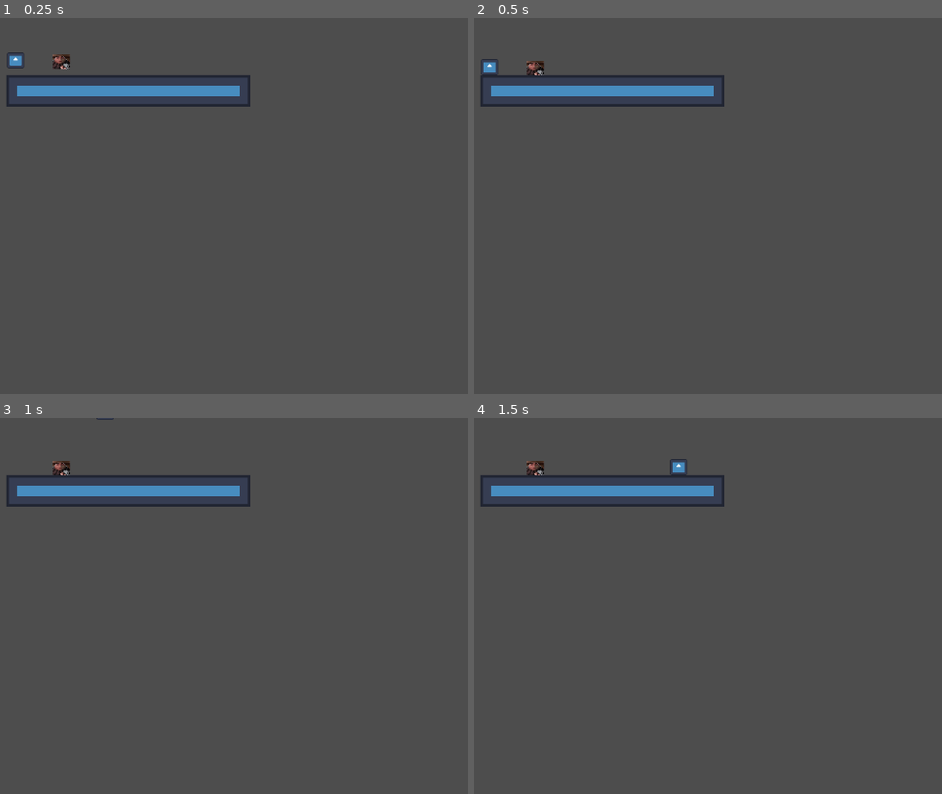
Above: before the commit, frames 1-4 (two rows, left to right).
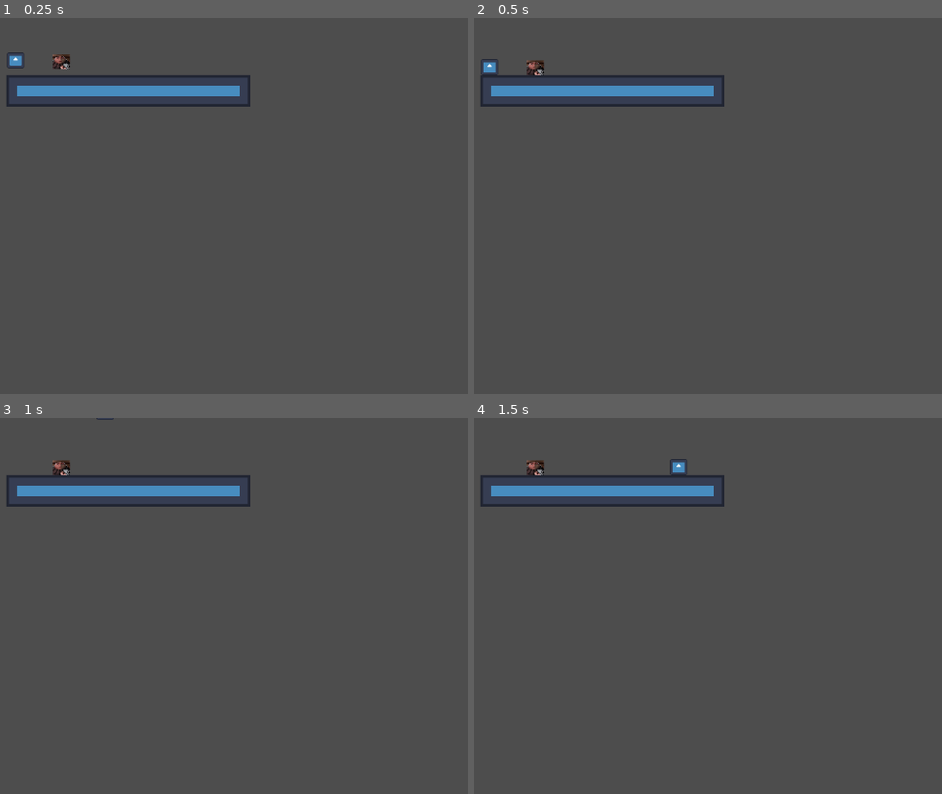
Above: after the commit, the same moments.

Repository: Oryphanix/jam
Game: Godot game, scene res://scenes/main.tscn
Two runs of this game, one before a commit and one after it. Both use one fixed random seed, a clock stepped at 60 frames per second and the inputs below. The engine's default icon, where the game draws it, is replaced by a stand-in: a white triangle on a blue panel in a dark square.
Inputs:
- Up to frame 1 (0.25 s): no input
- Up to frame 2 (0.5 s): no input
- Up to frame 3 (1 s): tap Enter (ui_accept) at 0.5, 0.77 s; hold D (move_right) from 0.53 s (still down)
- Up to frame 4 (1.5 s): keep holding D (move_right); tap Enter (ui_accept) at 1.25 s

Frame 1 is identical in both runs. In frame 2, less than 0.1% of the frame differs, in the area x 11-15%, y 11-16%; in frame 3, less than 0.1%; in frame 4, less than 0.1%.

Commit message:
added sanity global variable

Diff:
--- a/monster/enemy.tscn
+++ b/monster/enemy.tscn
@@ -4,7 +4,7 @@
 [ext_resource type="Texture2D" uid="uid://cj8dnp2v42tj7" path="res://monster/Screenshot 2024-08-12 170945.png" id="2_1t4wk"]
 
 [sub_resource type="RectangleShape2D" id="RectangleShape2D_fu6n3"]
-size = Vector2(26.5, 20)
+size = Vector2(26, 22)
 
 [sub_resource type="SpriteFrames" id="SpriteFrames_0tx3f"]
 animations = [{
@@ -23,7 +23,6 @@
 script = ExtResource("1_rg1we")
 
 [node name="CollisionShape2D" type="CollisionShape2D" parent="enemy"]
-position = Vector2(0.75, 0)
 shape = SubResource("RectangleShape2D_fu6n3")
 
 [node name="AnimatedSprite2D" type="AnimatedSprite2D" parent="enemy"]
--- a/scenes/Global.gd
+++ b/scenes/Global.gd
@@ -1,3 +1,4 @@
 extends Node
 var enemyPosition: Vector2
 var playerPosition: Vector2
+var sanity: float
